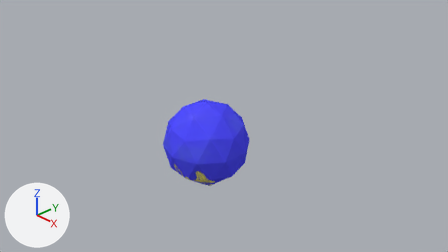
An edit to the Blender file states_exploring/resources/sphere/sphere.blend, drawn before and after from the same camera.
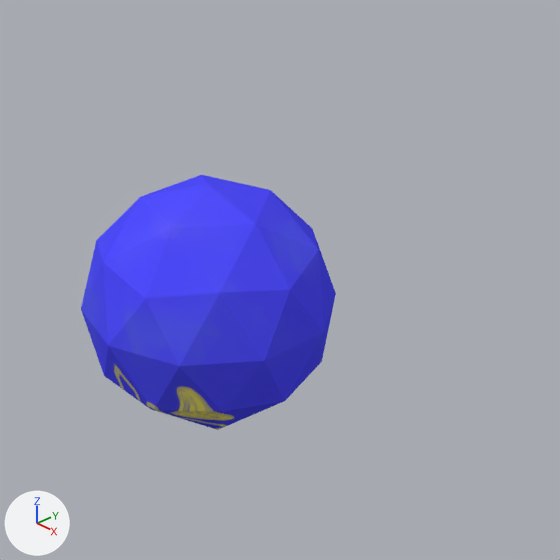
There are two pictures of each version: one from the file's camera 'Camera', one close up on the part from 30% to 73% of the width and 16% to 91% of the height. Every picture has the same lights, and +X, +Y and +Z are marked at lower left.
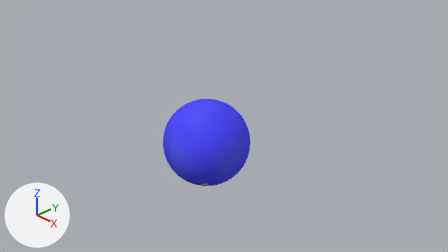
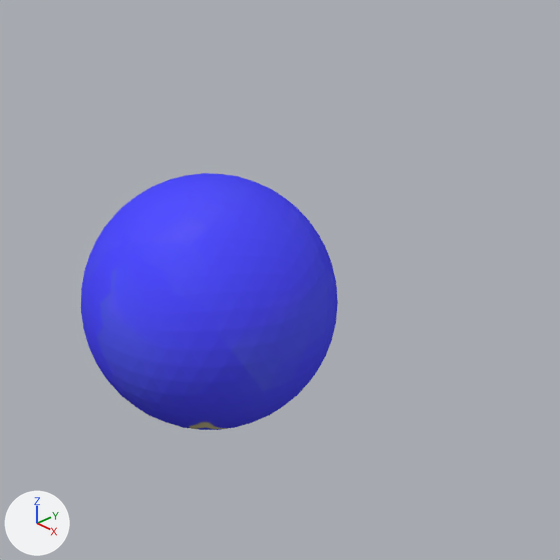
Pixel boxes (x1, y1, x2, y2) of what changed, in the close-ups (560 x 560 px):
'Sphere', reshaped: before (81, 175, 336, 430); after (81, 173, 338, 430)
part 1 of me_icosphere, added (blue): after (81, 173, 338, 430)

The change, as a diff of the scene's bpy script:
```diff
--- a/states_exploring/resources/sphere/sphere.blend.py
+++ b/states_exploring/resources/sphere/sphere.blend.py
@@ me_icosphere @@
 # used by ob_sphere; location = (0.0, 0.0, 0.0)
-me_icosphere.from_pydata(...)  # 42 vertices, 80 faces; spans x -0.95..0.95, y -1.0..1.0, z -1.0..1.0
+me_icosphere.from_pydata(...)  # 642 vertices, 1280 faces; spans x -1.0..1.0, y -1.0..1.0, z -1.0..1.0
+# me_icosphere part 1: 600 vertices added at x -1.0..1.0, y -0.99..0.99, z -0.99..0.99
 me_icosphere.materials.append(mat_materialsphere)
```
